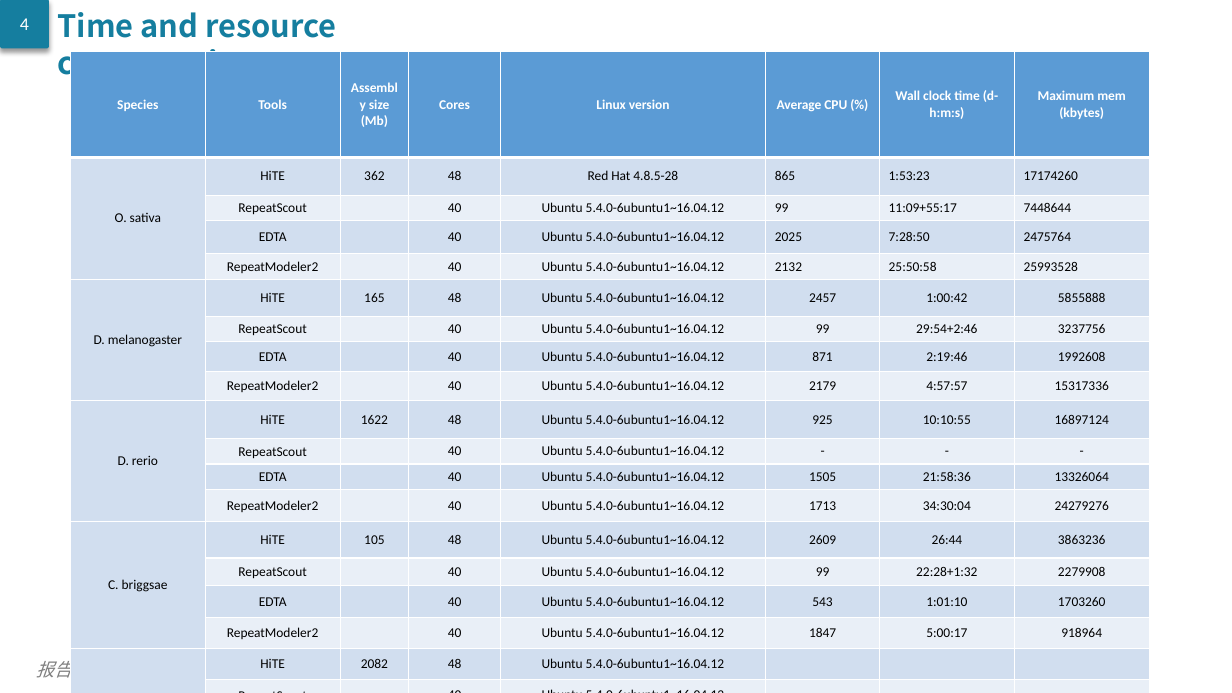
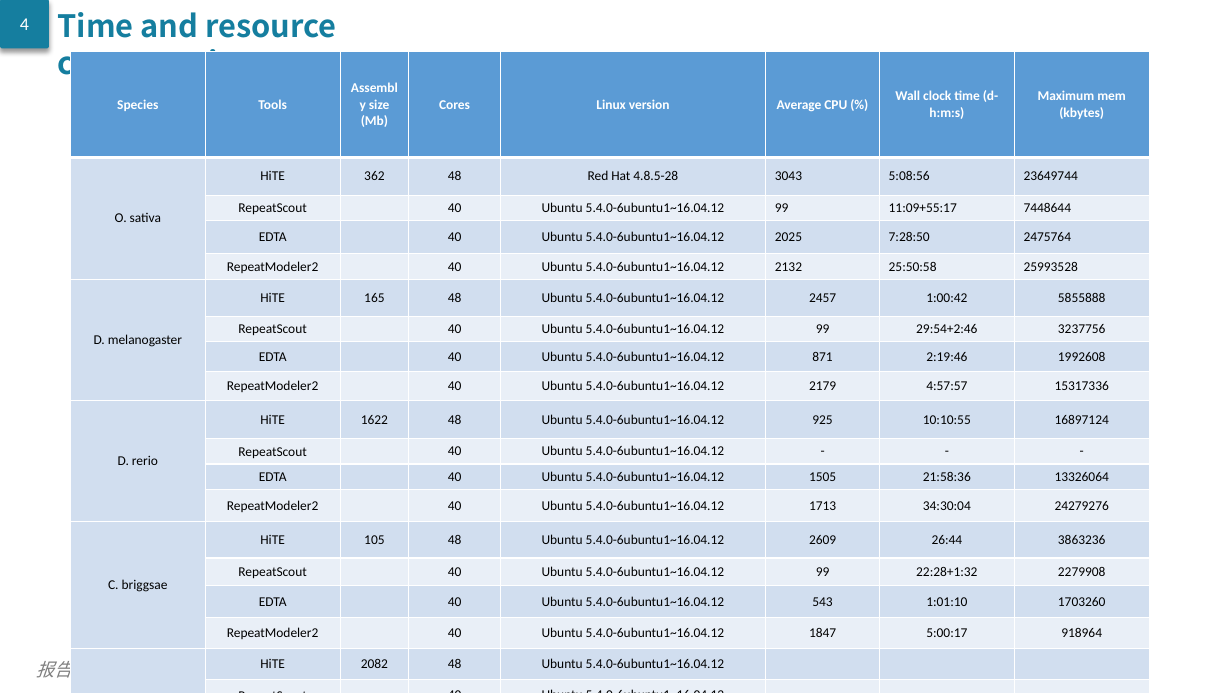
Before and after one commit to CSU-KangHu/HiTE, a slide deck: slide 37 of document/20220720_胡康_进展汇报 [自动保存的].pptx. Drawn at 1232x693 pixels with LibreOffice and Linux fonts; fonts in the diff are those of the drawing. Boxes give left, top, right and bottom in pixels: in the first picture for what was removed or moved away, otherwise in the second. Text is boxed around its words. In the diff, an @@ line names an element or a change of style, - is before the commit and + after.

```diff
--- a/document/20220720_胡康_进展汇报 [自动保存的].pptx
+++ b/document/20220720_胡康_进展汇报 [自动保存的].pptx
@@ table at bbox=[70, 52, 1149, 693] @@
-row 2: O. sativa | HiTE | 362 | 48 | Red Hat 4.8.5-28 | 865 | 1:53:23 | 17174260
+row 2: O. sativa | HiTE | 362 | 48 | Red Hat 4.8.5-28 | 3043 | 5:08:56 | 23649744
```
Also in this commit, not shown: 1 slide added, 7 other files.
